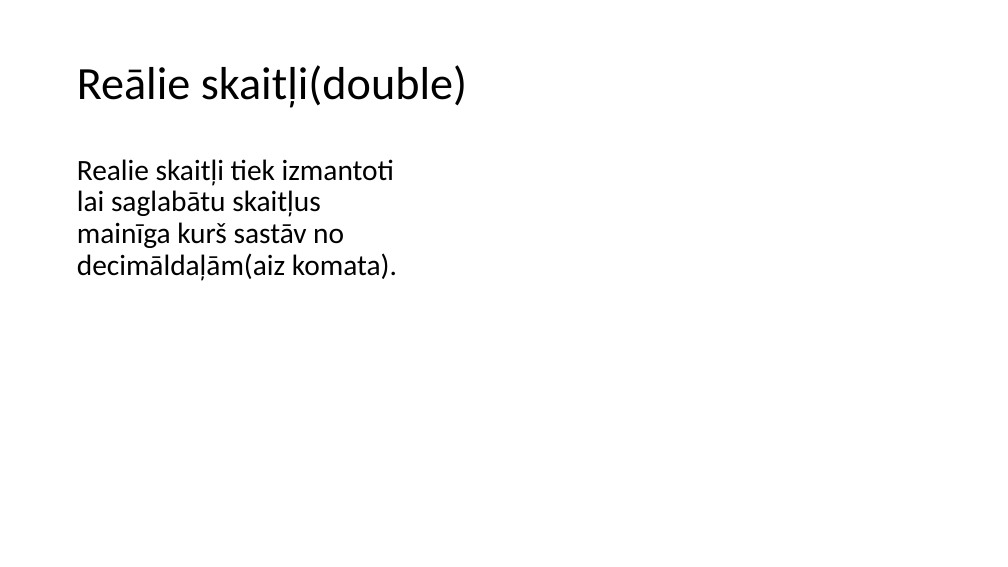
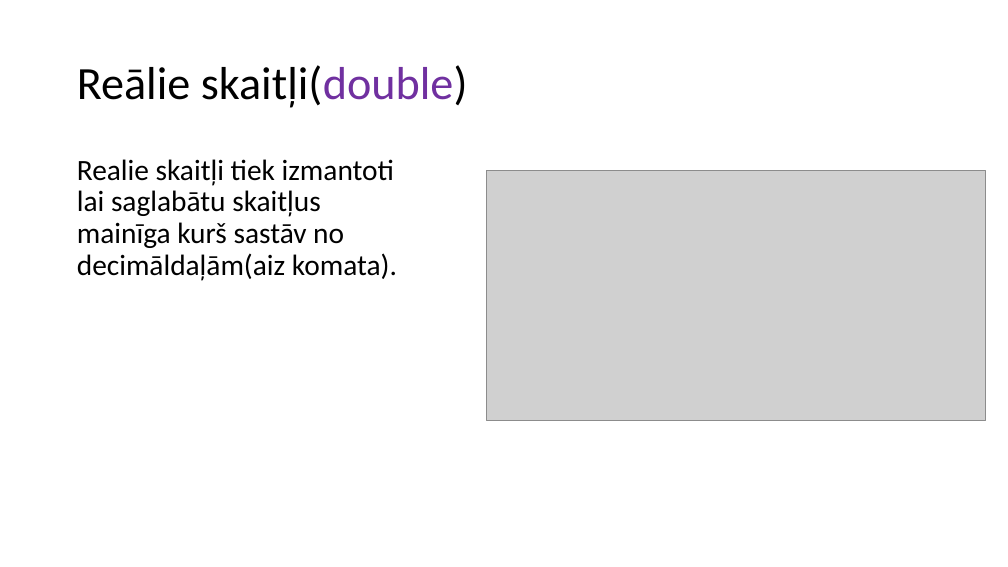
Before and after one commit to TBumerts/Eksamena_Darbs, a slide deck: slide 3 of Bumerts_InformativaisMaterials.pptx. Drawn at 1008x567 pixels with LibreOffice and Linux fonts; fonts in the diff are those of the drawing; grey boxes stand for pictures. Boxes give left, top, right and bottom in pixels: in the first picture for what was removed or moved away, otherwise in the second. Text is boxed around its words. In the diff, an @@ line names an element or a change of style, - is before the commit and + after.

```diff
--- a/Bumerts_InformativaisMaterials.pptx
+++ b/Bumerts_InformativaisMaterials.pptx
@@ title "Reālie skaitļi(double)" at box(77, 65, 468, 108): text colour #000000 to #7030A0 in "skaitļi(double)" @@
@@ picture added at box(487, 170, 986, 420) @@
```
Also in this commit, not shown: 3 other slides changed.
